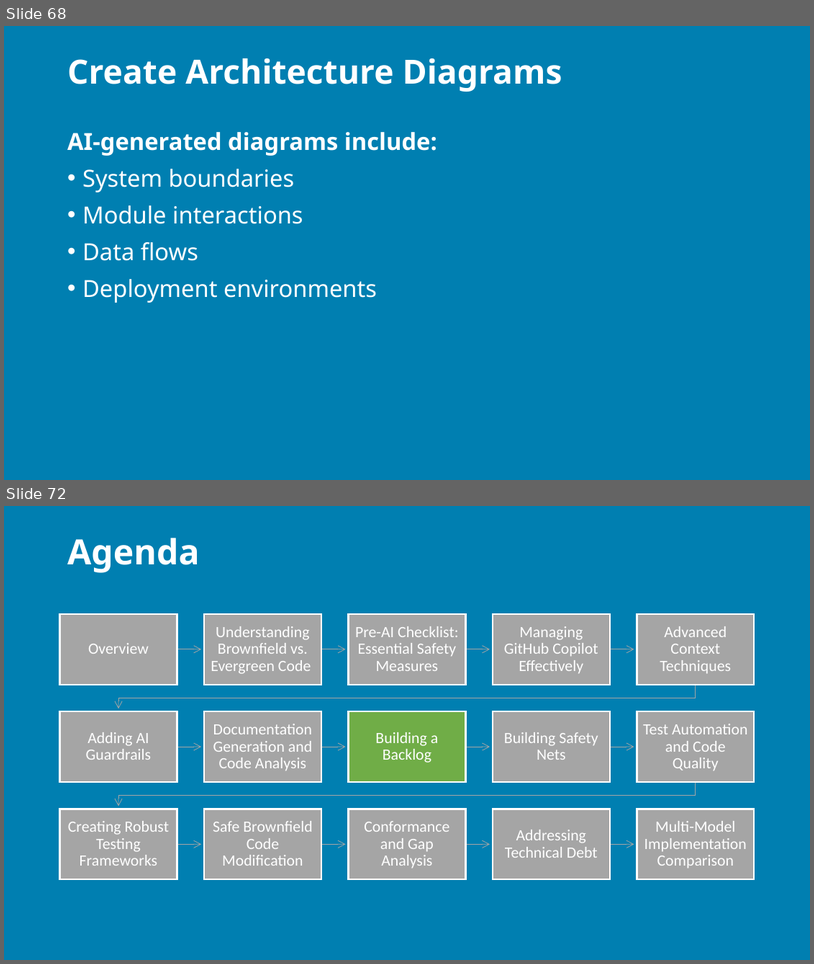
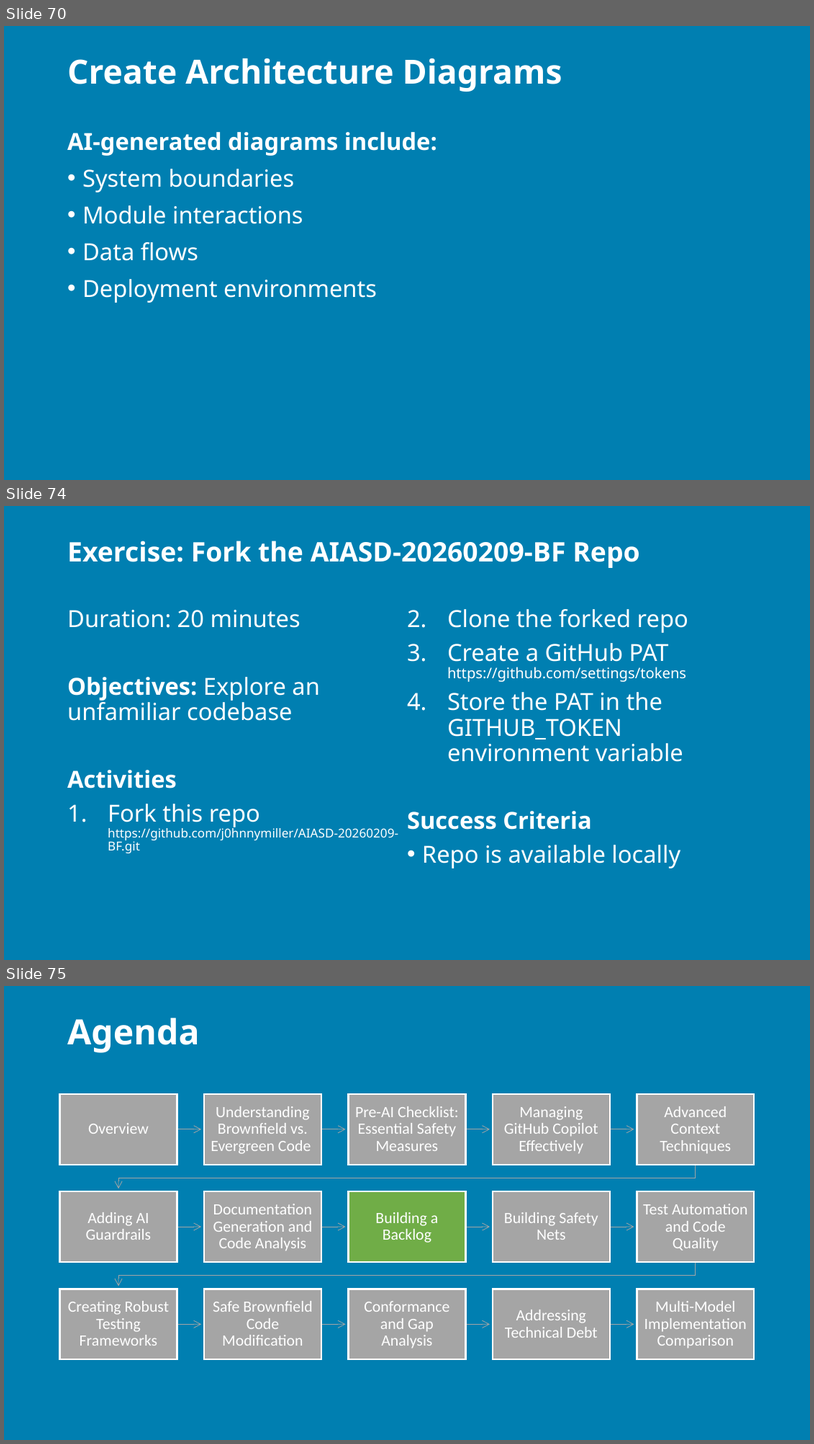
Before and after one commit to j0hnnymiller/AI-Assisted-Software-Development, a slide deck: Slides/AIABSD-2-day-brownfield.pptx. Shown one above the other, each under a label of ours: slides 68 and 72 before the commit, slides 70, 74 and 75 after it; the slides between them are not shown. The pictures are 814x964 and 814x1444 pixels, drawn with LibreOffice and Linux fonts; fonts in the diff are those of the drawing; background and template pictures are left out. Boxes give left, top, right and bottom in pixels: in the first picture for what was removed or moved away, otherwise in the second. Text is boxed around its words. In the diff, an @@ line names an element or a change of style, - is before the commit and + after.

```diff
--- a/Slides/AIABSD-2-day-brownfield.pptx
+++ b/Slides/AIABSD-2-day-brownfield.pptx
@@ slide 74 added at [4, 506, 810, 960], background picture (left out) @@
@@ title added at [67, 541, 640, 568], 24 pt, text #FFFFFF, bold @@
+Exercise: Fork the AIASD-20260209-BF Repo
@@ text added at [67, 609, 689, 868], 21 pt, text #FFFFFF @@
+Duration: 20 minutes
+Objectives: Explore an unfamiliar codebase
+Activities
+1. Fork this repo https://github.com/j0hnnymiller/AIASD-20260209-BF.git
+2. Clone the forked repo
+3. Create a GitHub PAT https://github.com/settings/tokens
+4. Store the PAT in the GITHUB_TOKEN environment variable
+Success Criteria
+• Repo is available locally
@@ what was slide 68 is now slide 70 @@
@@ what was slide 72 is now slide 75 @@
```
Also in this commit, not shown: 24 slides changed, 2 other slides added, 11 other files.
